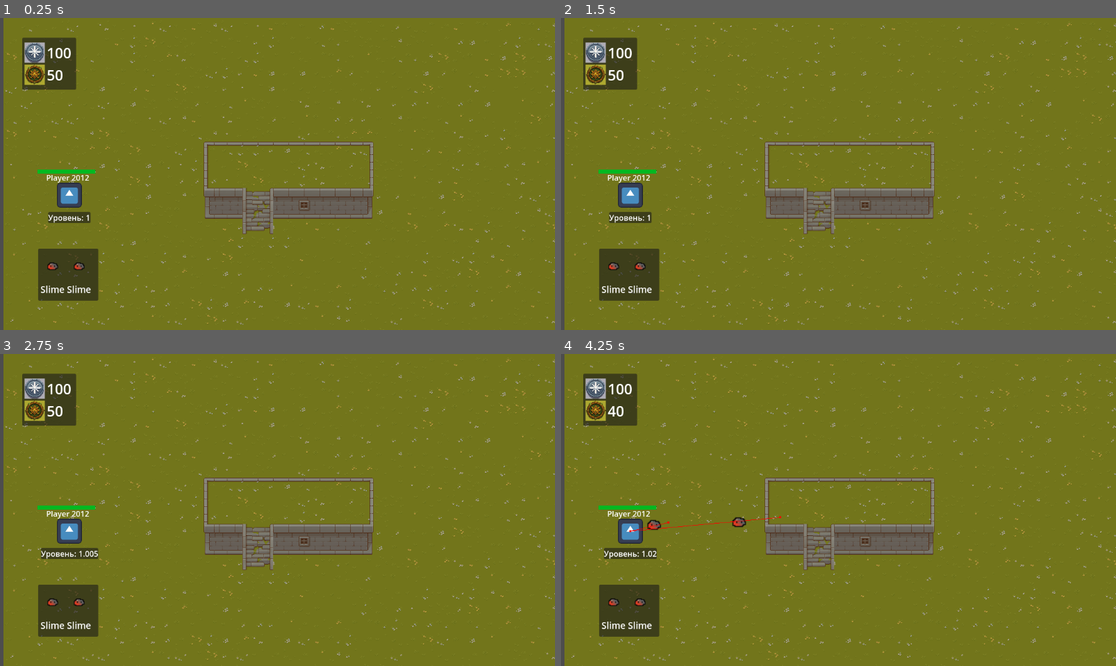
Above: before the commit, frames 1-4 (two rows, left to right).
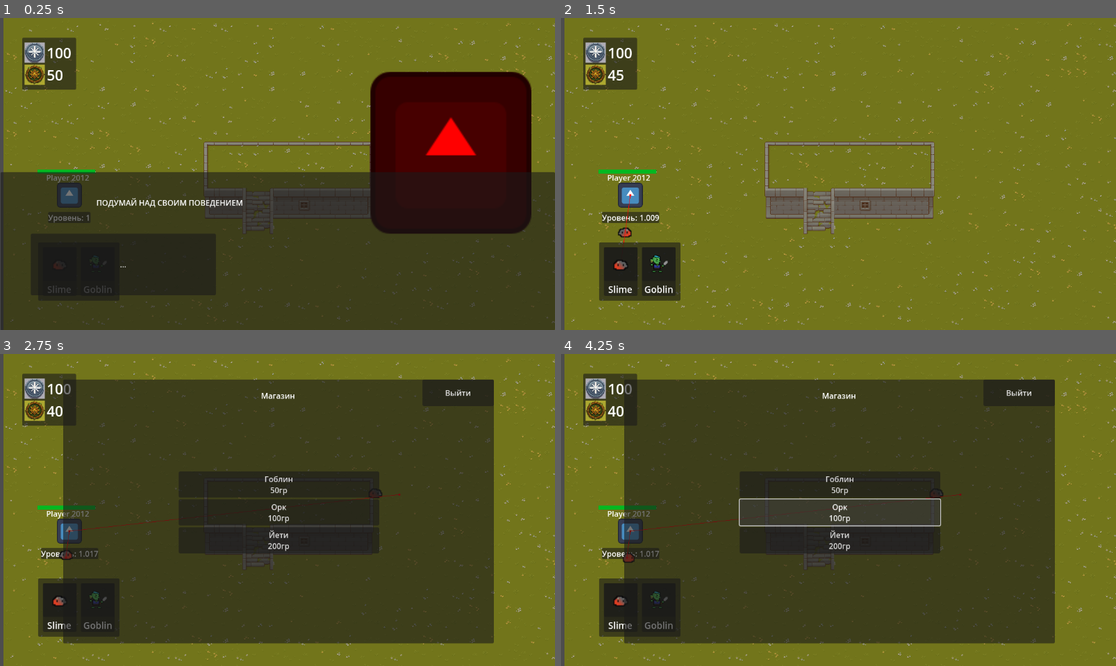
Above: after the commit, the same moments.

Repository: lunaro-4/WerewolfDestroyers
Game: Godot game, scene res://Scenes/main_scene.tscn
Two runs of this game, one before a commit and one after it. Both use one fixed random seed, a clock stepped at 60 frames per second and the inputs below. This scene is started directly instead of the project's main scene. The engine's default icon, where the game draws it, is replaced by a stand-in: a white triangle on a blue panel in a dark square.
Inputs (mouse positions are in pixels of both pictures, inside the frame that each line leads up to):
- Up to frame 1 (0.25 s): no input
- Up to frame 2 (1.5 s): click (683, 264) at 0.5 s, where only the run after the commit has a clickable "..."; click (622, 264) at 1.27 s
- Up to frame 3 (2.75 s): tap Enter (Suget) at 2 s; move the mouse to (399, 494) at 2.02 s; hold Right (right) from 2.03 s (still down); click (399, 494) at 2.1 s; tap Tab (Shop) at 2.27 s
- Up to frame 4 (4.25 s): release Right (right) at 2.75 s; click (838, 485) at 2.75 s, where only the run after the commit has a clickable "Гоблин 50гр"; click (838, 513) at 3.5 s, where only the run after the commit has a clickable "Орк 100гр"

The runs differ from the first frame. In frame 1, 59% of the frame differs, in the area x 0-100%, y 17-100%; in frame 2, 2.4%; in frame 3, 65%; in frame 4, 65%, in the area x 6-89%, y 8-93%.

Commit message:
Фиксы

Diff:
--- a/Scenes/main_scene.tscn
+++ b/Scenes/main_scene.tscn
@@ -7,6 +7,7 @@
 [ext_resource type="PackedScene" uid="uid://hlpd5bjmqiwk" path="res://Scenes/player_character.tscn" id="8_g6a5b"]
 [ext_resource type="Texture2D" uid="uid://cri1d7p5sm35b" path="res://Assets/Icons/Pixel Blender_fFl9NovcT0yKkzMpsNOOaQ_a highly detailed badge icon for a fantasy role playing game, game ui icon_inference-txt2img_1710000721.png" id="9_o6l7g"]
 [ext_resource type="Theme" uid="uid://lk60rpu5lxfr" path="res://core_theme.tres" id="9_wmyj5"]
+[ext_resource type="Texture2D" uid="uid://8eckh1e7trtr" path="res://Assets/EntitySprite/goblin_one.png" id="9_yumlc"]
 [ext_resource type="Texture2D" uid="uid://diuykx4dqar12" path="res://Assets/Icons/Pixel Blender_cD0MffqsRMO6574gw0akIg_a highly detailed badge icon for a fantasy role playing game, game ui icon_inference-img2img_1710000670.png" id="10_2fxyr"]
 [ext_resource type="AudioStream" uid="uid://cs74adnfxlurn" path="res://Music/SujetTeme.mp3" id="11_gojlf"]
 [ext_resource type="PackedScene" uid="uid://cdx88upr5nv6n" path="res://Scenes/pausem.tscn" id="12_h72wx"]
@@ -89,7 +90,7 @@
 
 [node name="ChooseUnit" type="CanvasLayer" parent="."]
 
-[node name="CurrencyContainer" type="PanelContainer" parent="ChooseUnit"]
+[node name="UnitContainer" type="PanelContainer" parent="ChooseUnit"]
 anchors_preset = 2
 anchor_top = 1.0
 anchor_bottom = 1.0
@@ -101,66 +102,78 @@
 size_flags_horizontal = 0
 theme = ExtResource("9_wmyj5")
 
-[node name="MarginContainer" type="MarginContainer" parent="ChooseUnit/CurrencyContainer"]
+[node name="MarginContainer" type="MarginContainer" parent="ChooseUnit/UnitContainer"]
 layout_mode = 2
 theme_override_constants/margin_left = 5
 theme_override_constants/margin_top = 10
 theme_override_constants/margin_right = 10
 theme_override_constants/margin_bottom = 10
 
-[node name="HBoxContainer" type="HBoxContainer" parent="ChooseUnit/CurrencyContainer/MarginContainer"]
-layout_mode = 2
-
-[node name="MarginContainer" type="MarginContainer" parent="ChooseUnit/CurrencyContainer/MarginContainer/HBoxContainer"]
-layout_mode = 2
-
-[node name="SlimeButton" type="VBoxContainer" parent="ChooseUnit/CurrencyContainer/MarginContainer/HBoxContainer/MarginContainer"]
-layout_mode = 2
-
-[node name="TextureButton" type="TextureButton" parent="ChooseUnit/CurrencyContainer/MarginContainer/HBoxContainer/MarginContainer/SlimeButton"]
-custom_minimum_size = Vector2(30, 50)
+[node name="HBoxContainer" type="HBoxContainer" parent="ChooseUnit/UnitContainer/MarginContainer"]
+layout_mode = 2
+
+[node name="SlimeContainer" type="MarginContainer" parent="ChooseUnit/UnitContainer/MarginContainer/HBoxContainer"]
+layout_mode = 2
+theme_override_constants/margin_left = 5
+
+[node name="PanelContainer" type="PanelContainer" parent="ChooseUnit/UnitContainer/MarginContainer/HBoxContainer/SlimeContainer"]
+layout_mode = 2
+
+[node name="SlimeButton" type="VBoxContainer" parent="ChooseUnit/UnitContainer/MarginContainer/HBoxContainer/SlimeContainer/PanelContainer"]
+layout_mode = 2
+
+[node name="PanelContainer" type="PanelContainer" parent="ChooseUnit/UnitContainer/MarginContainer/HBoxContainer/SlimeContainer/PanelContainer/SlimeButton"]
+layout_mode = 2
+
+[node name="TextureButton" type="TextureButton" parent="ChooseUnit/UnitContainer/MarginContainer/HBoxContainer/SlimeContainer/PanelContainer/SlimeButton/PanelContainer"]
+custom_minimum_size = Vector2(70, 70)
 layout_mode = 2
 size_flags_vertical = 0
 toggle_mode = true
 texture_normal = ExtResource("8_6b7bv")
 stretch_mode = 0
 
-[node name="SlimeText" type="Label" parent="ChooseUnit/CurrencyContainer/MarginContainer/HBoxContainer/MarginContainer/SlimeButton"]
-layout_mode = 2
-size_flags_horizontal = 0
+[node name="SlimeText" type="Label" parent="ChooseUnit/UnitContainer/MarginContainer/HBoxContainer/SlimeContainer/PanelContainer/SlimeButton"]
+layout_mode = 2
+size_flags_horizontal = 4
 size_flags_vertical = 10
 theme = SubResource("Theme_iigil")
 text = "Slime"
 
-[node name="SlimeButton2" type="VBoxContainer" parent="ChooseUnit/CurrencyContainer/MarginContainer/HBoxContainer"]
-layout_mode = 2
-
-[node name="TextureButton" type="TextureButton" parent="ChooseUnit/CurrencyContainer/MarginContainer/HBoxContainer/SlimeButton2"]
-custom_minimum_size = Vector2(30, 50)
+[node name="GoblinContainer" type="MarginContainer" parent="ChooseUnit/UnitContainer/MarginContainer/HBoxContainer"]
+layout_mode = 2
+theme_override_constants/margin_left = 5
+
+[node name="PanelContainer" type="PanelContainer" parent="ChooseUnit/UnitContainer/MarginContainer/HBoxContainer/GoblinContainer"]
+layout_mode = 2
+
+[node name="GoblinButton2" type="VBoxContainer" parent="ChooseUnit/UnitContainer/MarginContainer/HBoxContainer/GoblinContainer/PanelContainer"]
+layout_mode = 2
+
+[node name="PanelContainer" type="PanelContainer" parent="ChooseUnit/UnitContainer/MarginContainer/HBoxContainer/GoblinContainer/PanelContainer/GoblinButton2"]
+layout_mode = 2
+
+[node name="TextureButton" type="TextureButton" parent="ChooseUnit/UnitContainer/MarginContainer/HBoxContainer/GoblinContainer/PanelContainer/GoblinButton2/PanelContainer"]
+custom_minimum_size = Vector2(70, 70)
 layout_mode = 2
 size_flags_vertical = 0
 toggle_mode = true
-texture_normal = ExtResource("8_6b7bv")
+texture_normal = ExtResource("9_yumlc")
 stretch_mode = 0
 
-[node name="SlimeText" type="Label" parent="ChooseUnit/CurrencyContainer/MarginContainer/HBoxContainer/SlimeButton2"]
-layout_mode = 2
-size_flags_horizontal = 0
+[node name="GoblinText" type="Label" parent="ChooseUnit/UnitContainer/MarginContainer/HBoxContainer/GoblinContainer/PanelContainer/GoblinButton2"]
+layout_mode = 2
+size_flags_horizontal = 4
 size_flags_vertical = 10
 theme = SubResource("Theme_iigil")
-text = "Slime"
-
-[node name="AspectRatioContainer" type="AspectRatioContainer" parent="ChooseUnit/CurrencyContainer/MarginContainer/HBoxContainer"]
-layout_mode = 2
+text = "Goblin"
 
 [node name="PauseMenulayer" type="CanvasLayer" parent="."]
-visible = false
 
 [node name="pausem" parent="PauseMenulayer" instance=ExtResource("12_h72wx")]
 process_mode = 2
 
 [node name="Shop" type="CanvasLayer" parent="."]
-visible = false
 
 [node name="Shop" parent="Shop" instance=ExtResource("14_81jhi")]
 process_mode = 2
@@ -172,7 +185,6 @@
 offset_bottom = 276.622
 
 [node name="Umri" type="CanvasLayer" parent="."]
-visible = false
 
 [node name="Ticho" parent="Umri" instance=ExtResource("16_y4tgt")]
 process_mode = 2
--- a/Scripts/goblin.gd
+++ b/Scripts/goblin.gd
@@ -1,4 +1,4 @@
-class_name Slime  extends CharacterBody2D
+class_name Goblin  extends CharacterBody2D
 
 
 
@@ -27,7 +27,7 @@
 
 
 
-signal on_slime_death
+
 
 
 func _ready():
@@ -69,7 +69,6 @@
 
 
 func _on_health_component_on_death():
-	on_slime_death.emit()
 	queue_free()
 
 
--- a/Scripts/player_start_scene.gd
+++ b/Scripts/player_start_scene.gd
@@ -38,7 +38,6 @@
 
 
 func _on_slime_death():
-
 	if get_children().filter(func(entity):
 		return entity.has_signal("on_slime_death")).size() < 2 :
 		boss.play()
@@ -49,3 +48,9 @@
 func _on_boss_death():
 	on_on_boss_death.emit()
 	pass
+
+
+
+
+func _on_slime_on_slime_death():
+	pass # Replace with function body.
--- a/Scripts/slime.gd
+++ b/Scripts/slime.gd
@@ -1,4 +1,4 @@
-class_name Slime  extends CharacterBody2D
+class_name Slime extends CharacterBody2D
 
 
 
Binary file added: Assets/EntitySprite/goblin_attack.png
Not shown, added: Assets/EntitySprite/goblin_attack.png.import
Not shown: 1 places in Scenes/main_scene.tscn that only renumber resources
